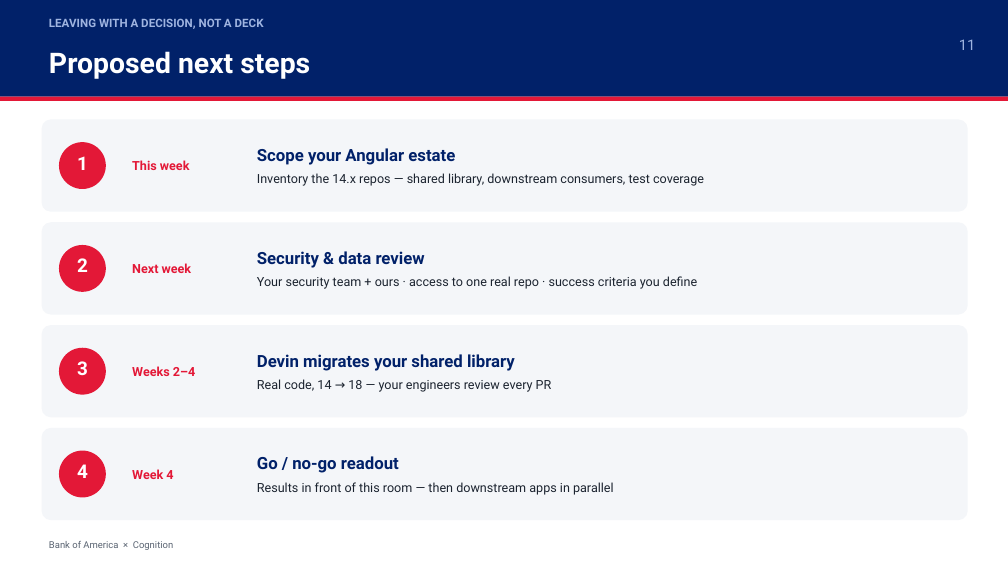
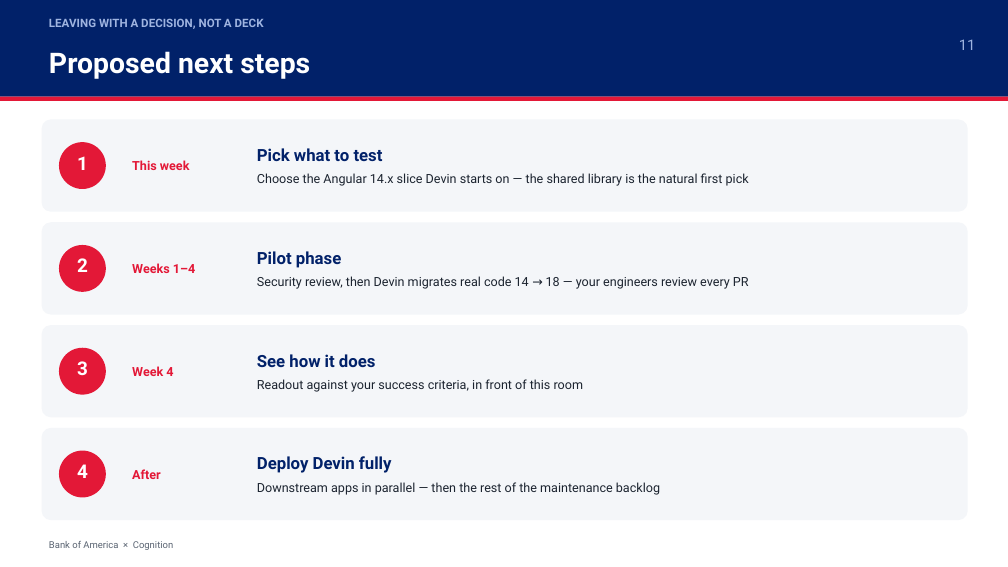
Before and after one commit to torrancefredell/bofa-demo, a slide deck: slide 11 of presentation/BofA_x_Cognition_Devin_Demo.pptx. Drawn at 1008x567 pixels with LibreOffice and Linux fonts; fonts in the diff are those of the drawing. Boxes give left, top, right and bottom in pixels: in the first picture for what was removed or moved away, otherwise in the second. Text is boxed around its words. In the diff, an @@ line names an element or a change of style, - is before the commit and + after.

```diff
--- a/presentation/BofA_x_Cognition_Devin_Demo.pptx
+++ b/presentation/BofA_x_Cognition_Devin_Demo.pptx
@@ text at box(257, 148, 749, 186): text changed @@
-Scope your Angular estate
-Inventory the 14.x repos — shared library, downstream consumers, test coverage
+Pick what to test
+Choose the Angular 14.x slice Devin starts on — the shared library is the natural first pick
@@ text at box(132, 263, 195, 273): text changed @@
-Next week
+Weeks 1–4
@@ text at box(257, 251, 749, 289): text changed @@
-Security & data review
-Your security team + ours · access to one real repo · success criteria you define
+Pilot phase
+Security review, then Devin migrates real code 14 → 18 — your engineers review every PR
@@ text at box(257, 354, 584, 392): text changed @@
-Devin migrates your shared library
-Real code, 14 → 18 — your engineers review every PR
+See how it does
+Readout against your success criteria, in front of this room
@@ text at box(132, 366, 173, 376): text changed @@
-Weeks 2–4
+Week 4
@@ text at box(132, 469, 161, 479): text changed @@
-Week 4
+After
@@ text at box(257, 456, 660, 495): text changed @@
-Go / no-go readout
-Results in front of this room — then downstream apps in parallel
+Deploy Devin fully
+Downstream apps in parallel — then the rest of the maintenance backlog
```
Also in this commit, not shown: 1 other file.
